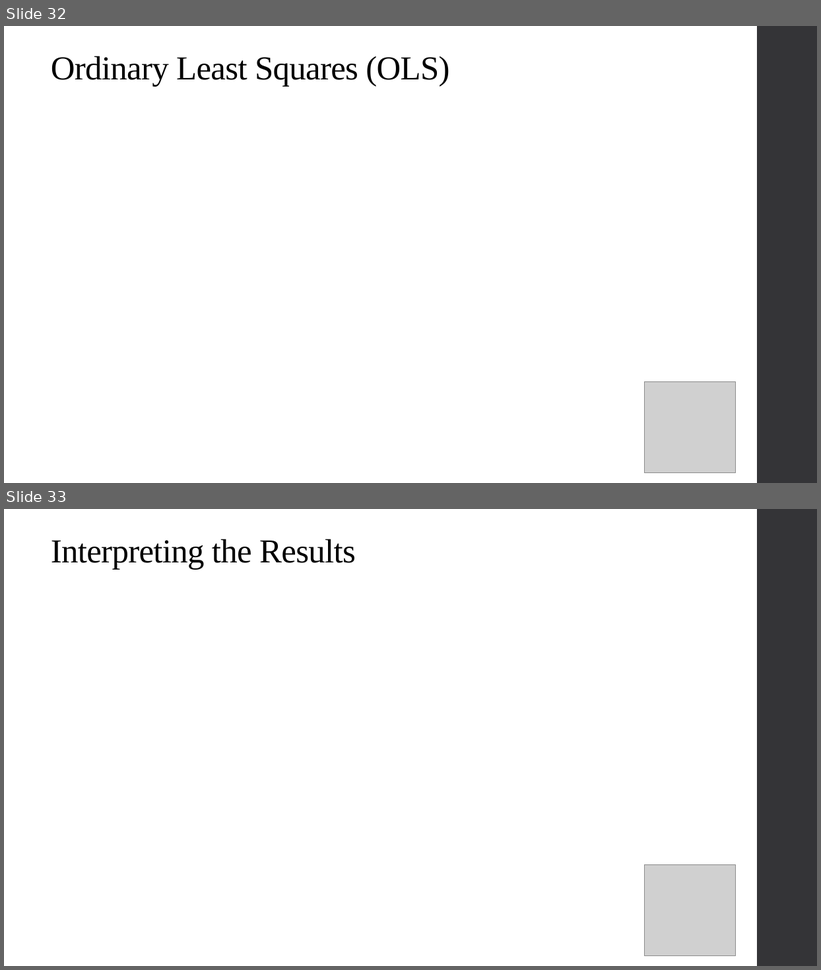
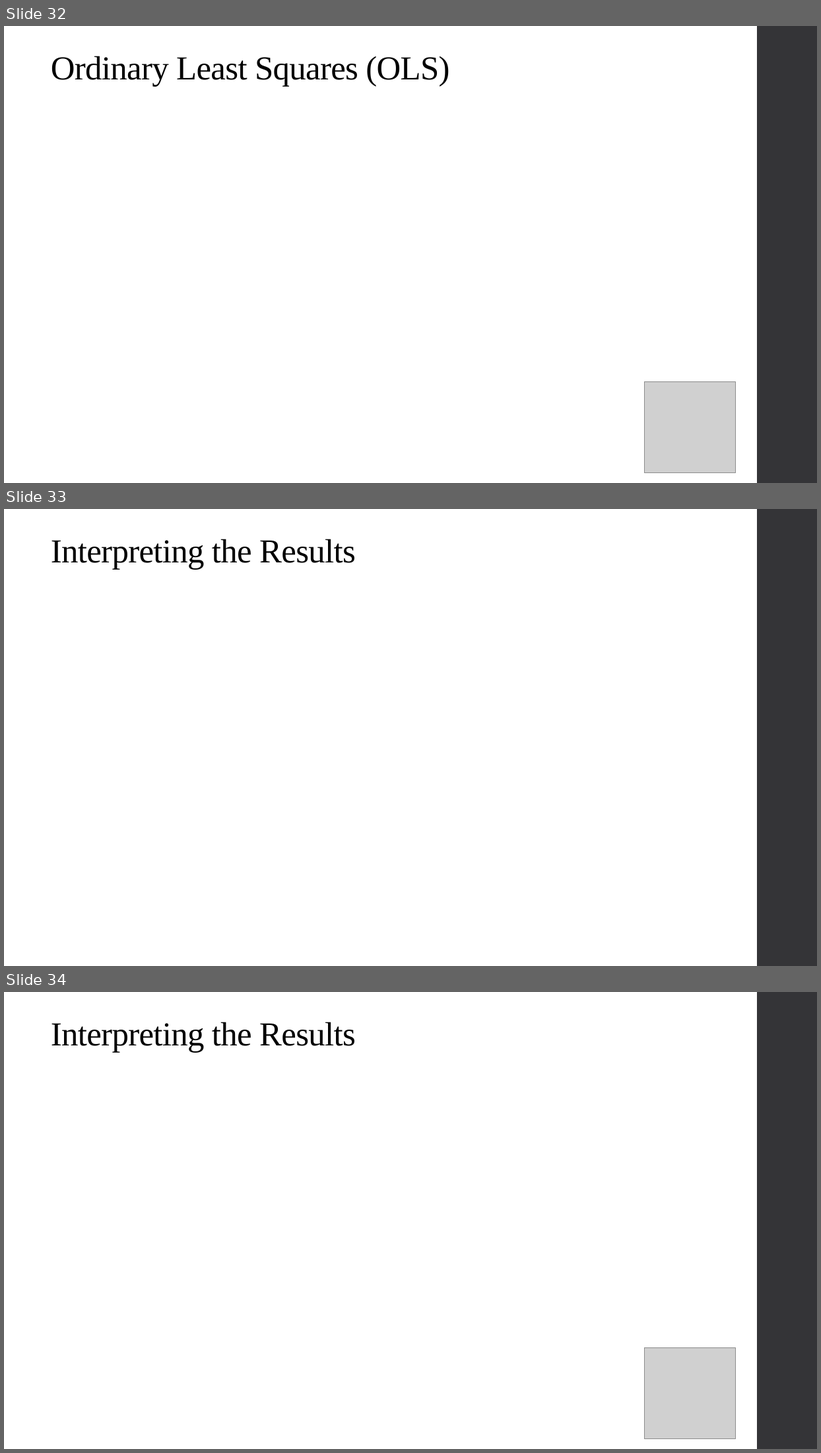
Before and after one commit to qiufei/fork-HAD5744, a slide deck: Lecture02_UnivariateOLS/Lecture2_OLS.pptx. Shown one above the other, each under a label of ours: slides 32 and 33 before the commit, slides 32, 33 and 34 after it. The pictures are 821x970 and 821x1453 pixels, drawn with LibreOffice and Linux fonts; fonts in the diff are those of the drawing; grey boxes stand for pictures. Boxes give left, top, right and bottom in pixels: in the first picture for what was removed or moved away, otherwise in the second. Text is boxed around its words. In the diff, an @@ line names an element or a change of style, - is before the commit and + after.

```diff
--- a/Lecture02_UnivariateOLS/Lecture2_OLS.pptx
+++ b/Lecture02_UnivariateOLS/Lecture2_OLS.pptx
@@ slide 33 added at box(4, 509, 817, 966), background #FFFFFF; not listed: 1 template element that a slide beside it also shows @@
@@ title added at box(51, 539, 356, 569), 39.6 pt, text #000000 @@
+Interpreting the Results
@@ what was slide 33 is now slide 34 @@
```
Also in this commit, not shown: 2 slides changed, 1 other slide added, 9 other files.
